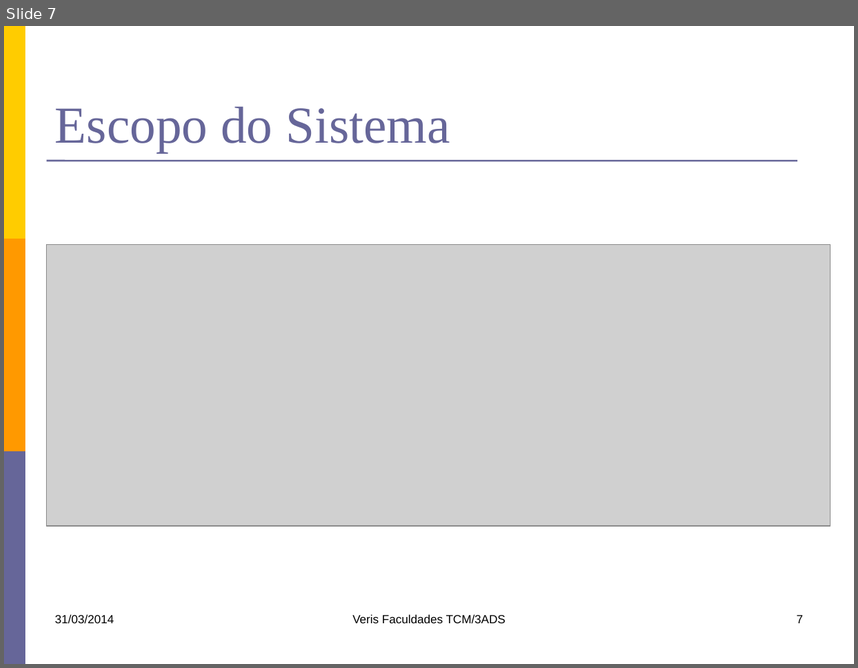
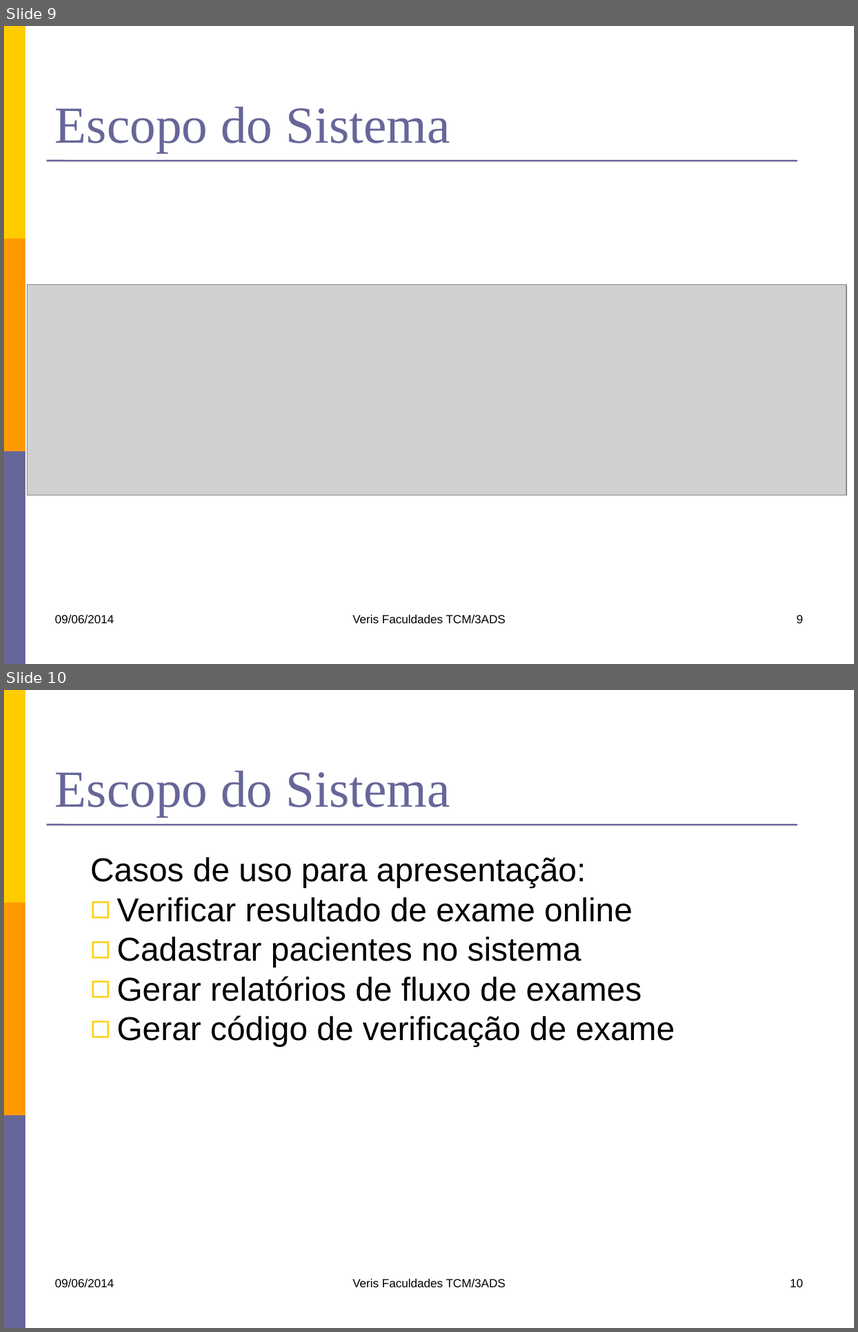
Before and after one commit to kokmz/TCCHUE, a slide deck: documentacao/G4_Apresentacao1sem2014.pptx. Shown one above the other, each under a label of ours: slide 7 before the commit, slides 9 and 10 after it. The pictures are 858x668 and 858x1332 pixels, drawn with LibreOffice and Linux fonts; fonts in the diff are those of the drawing; grey boxes stand for pictures. Boxes give left, top, right and bottom in pixels: in the first picture for what was removed or moved away, otherwise in the second. Text is boxed around its words. In the diff, an @@ line names an element or a change of style, - is before the commit and + after.

Commit message:
Atualização do slide de apresentação, atendendo o Roteiro de apresentação Final proposto.
IMPORTANTE >>> Alguns diagramas de classe foram modificados(apenas no visual) para dar uma melhor visibilidade nos slides. Resolvemos quebrar os diagramas de classe e de comunicação em partes para dar um melhor entendimento e facilitar a leitura na hora da apresentação.

```diff
--- a/documentacao/G4_Apresentacao1sem2014.pptx
+++ b/documentacao/G4_Apresentacao1sem2014.pptx
@@ slide 10 added at bbox=[4, 690, 854, 1328], background #FFFFFF; not listed: 4 template elements that a slide beside it also shows @@
@@ title added at bbox=[55, 771, 450, 817], 44 pt, text #666699 @@
+Escopo do Sistema
@@ text added at bbox=[90, 857, 675, 1046], 28 pt, text #000000 @@
+Casos de uso para apresentação:
+◻ Verificar resultado de exame online
+◻ Cadastrar pacientes no sistema
+◻ Gerar relatórios de fluxo de exames
+◻ Gerar código de verificação de exame
@@ text added at bbox=[55, 1278, 114, 1288], 10 pt, text #000000 @@
+09/06/2014
@@ text added at bbox=[352, 1278, 506, 1287], 10 pt, text #000000 @@
+Veris Faculdades TCM/3ADS
@@ page number added at bbox=[790, 1279, 803, 1287], 10 pt, text #000000 @@
+10
@@ what was slide 7 is now slide 9 @@
@@ slide 9 changed as well @@
@@ picture: place and size @@
-picture at bbox=[47, 245, 831, 526]
+picture at bbox=[27, 285, 847, 495]
@@ text at bbox=[55, 614, 114, 624]: text changed @@
-31/03/2014
+09/06/2014
@@ page number at bbox=[797, 615, 804, 623]: text changed @@
-7
+9
```
Also in this commit, not shown: 7 other slides changed, 23 other slides added.
